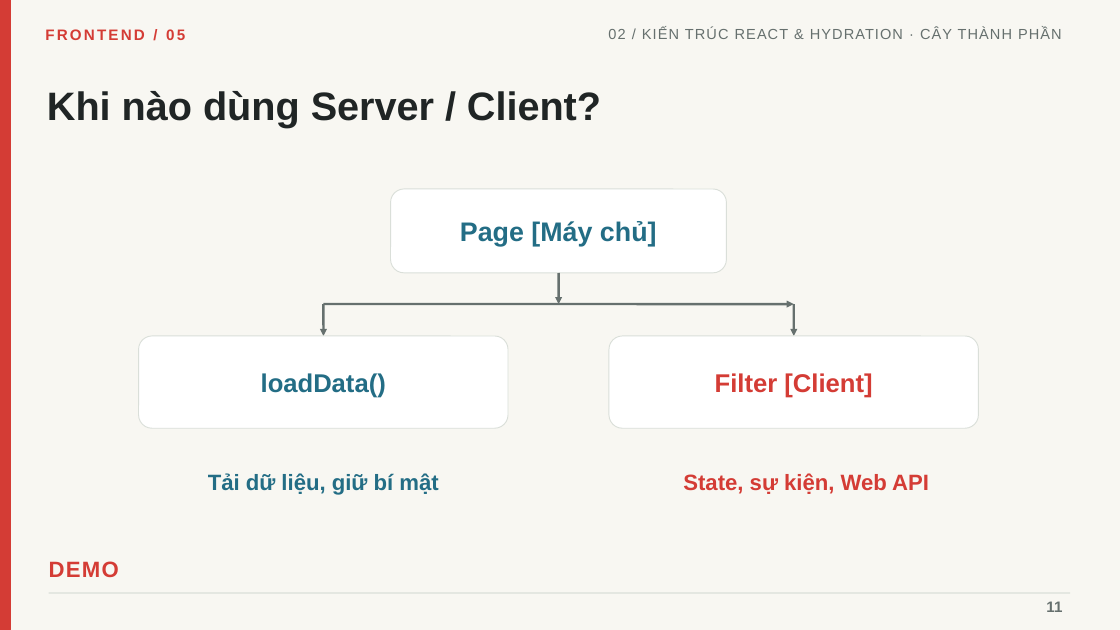
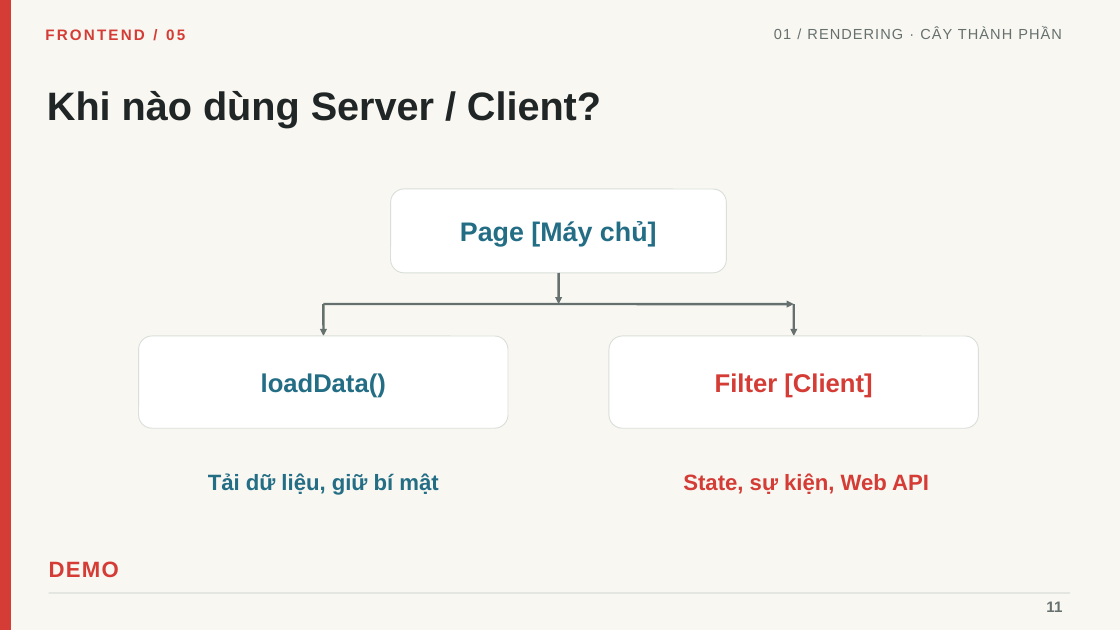
Before and after one commit to linhtn-spec/seminar-nextjs, a slide deck: slide 11 of Seminar_05_Frontend_Roadmap_Tieng_Viet_Da_Chinh_Sua.pptx. Drawn at 1120x630 pixels with LibreOffice and Linux fonts; fonts in the diff are those of the drawing. Boxes give left, top, right and bottom in pixels: in the first picture for what was removed or moved away, otherwise in the second. Text is boxed around its words. In the diff, an @@ line names an element or a change of style, - is before the commit and + after.

```diff
--- a/Seminar_05_Frontend_Roadmap_Tieng_Viet_Da_Chinh_Sua.pptx
+++ b/Seminar_05_Frontend_Roadmap_Tieng_Viet_Da_Chinh_Sua.pptx
@@ text at (774, 28, 1062, 39): text changed @@
-02 / KIẾN TRÚC REACT & HYDRATION · CÂY THÀNH PHẦN
+01 / RENDERING · CÂY THÀNH PHẦN
```
Also in this commit, not shown: 19 other slides changed, 8 slides added, 7 slides removed, 25 other files.
